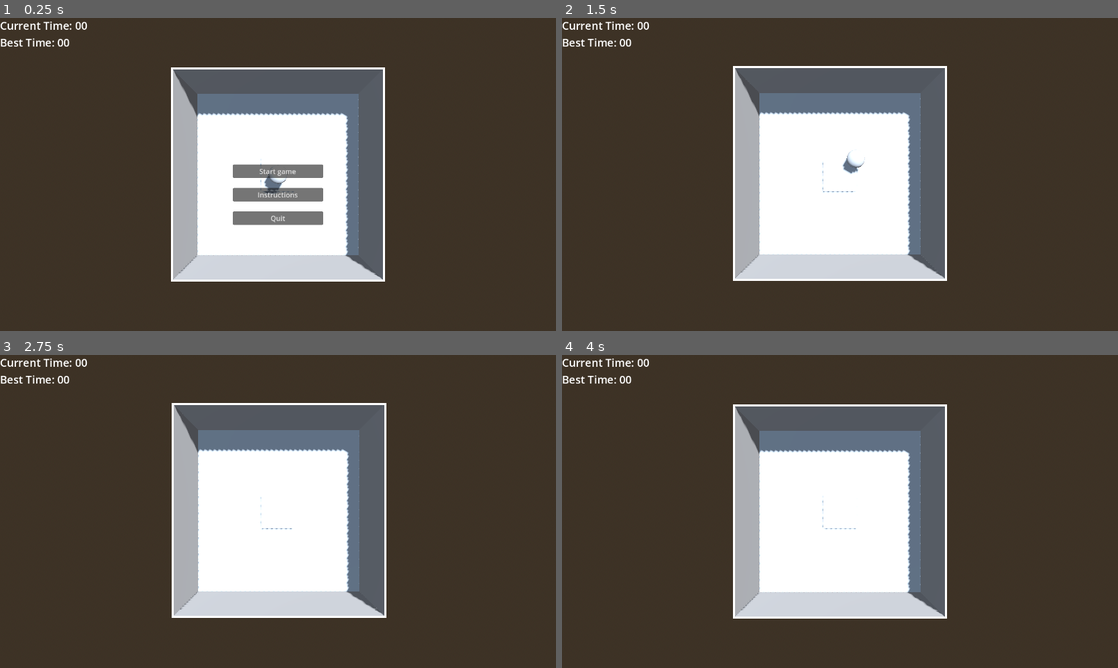
Above: before the commit, frames 1-4 (two rows, left to right).
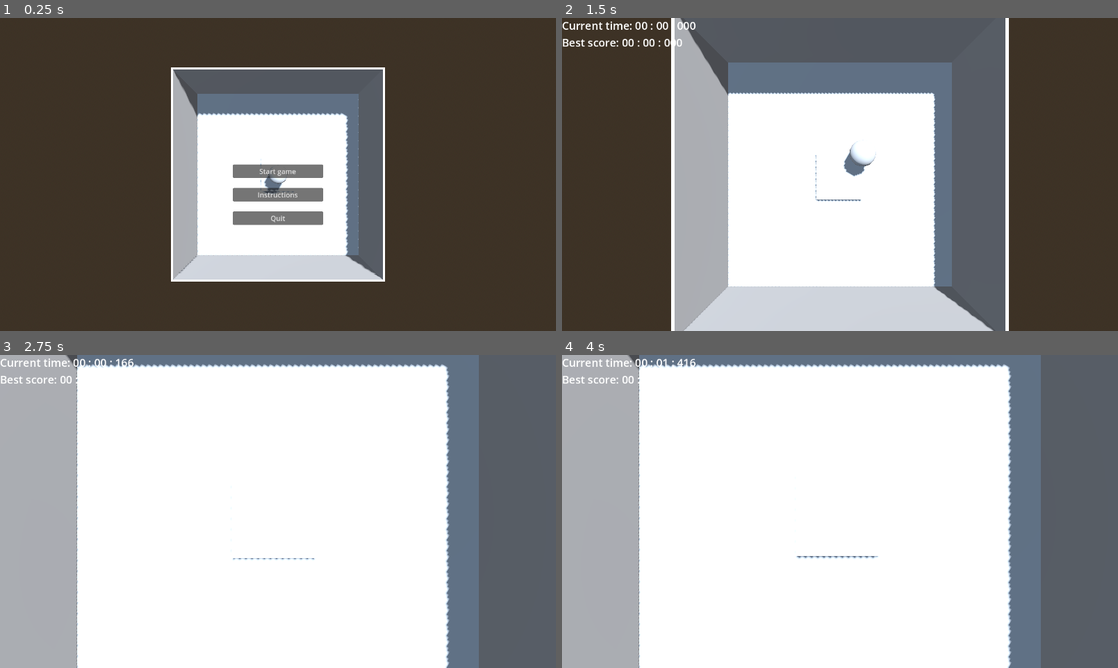
Above: after the commit, the same moments.

Repository: warriormaster12/Fsj2025
Game: Godot game, scene res://levels/actual_level.tscn
The game is run twice, just before and just after one commit, with the same random seed, the same clock (stepped at 60 frames per second) and the same inputs. This scene is started directly instead of the project's main scene.
Inputs:
- Up to frame 1 (0.25 s): no input
- Up to frame 2 (1.5 s): click "Start game" at 0.5 s; tap S (move_d) at 1.35 s
- Up to frame 3 (2.75 s): tap A (move_l) at 2.1 s
- Up to frame 4 (4 s): tap D (move_r) at 2.85 s; tap Enter at 3.5 s; tap W (move_u) at 3.6 s

The runs differ from the first frame. In frame 1, 0.3% of the frame differs, in the area x 0-16%, y 1-10%; in frame 2, 49%; in frame 3, 87%; in frame 4, 87%, in the area x 0-100%, y 0-100%.
Error before the commit: Parse Error: Cannot use simple "@export" annotation with variable without type or initializer, since type can't be inferred. (res://scripts/level_manager.gd:7)

Commit message:
Uwu rawr

Diff:
--- a/scripts/game.gd
+++ b/scripts/game.gd
@@ -39,6 +39,9 @@
 	await move_camera()
 	timer_on = true
 
+func end() -> void:
+	timer_on = false
+
 func move_camera() -> void:
 	camera.reparent(world)
 	var tween: Tween = create_tween().set_parallel()
--- a/scripts/level_manager.gd
+++ b/scripts/level_manager.gd
@@ -4,8 +4,21 @@
 
 @export var main_menu: MainMenu = null
 @export var game: Game = null
-@export var player
+
+var bubbles: Array[CharacterBody3D] = []
 
 # Called when the node enters the scene tree for the first time.
 func _ready() -> void:
-	pass # Replace with function body.
+	for bubble in get_tree().get_nodes_in_group("bubbles"):
+		if bubble.has_signal("bubble_destroy"):
+			bubbles.push_back(bubble)
+
+	for bubble in bubbles:
+		bubble.bubble_destroy.connect(_on_bubble_destroyed)
+
+
+func _on_bubble_destroyed() -> void:
+	if game:
+		game.end()
+	for bubble in bubbles:
+		bubble.bubble_destroy.disconnect(_on_bubble_destroyed)
